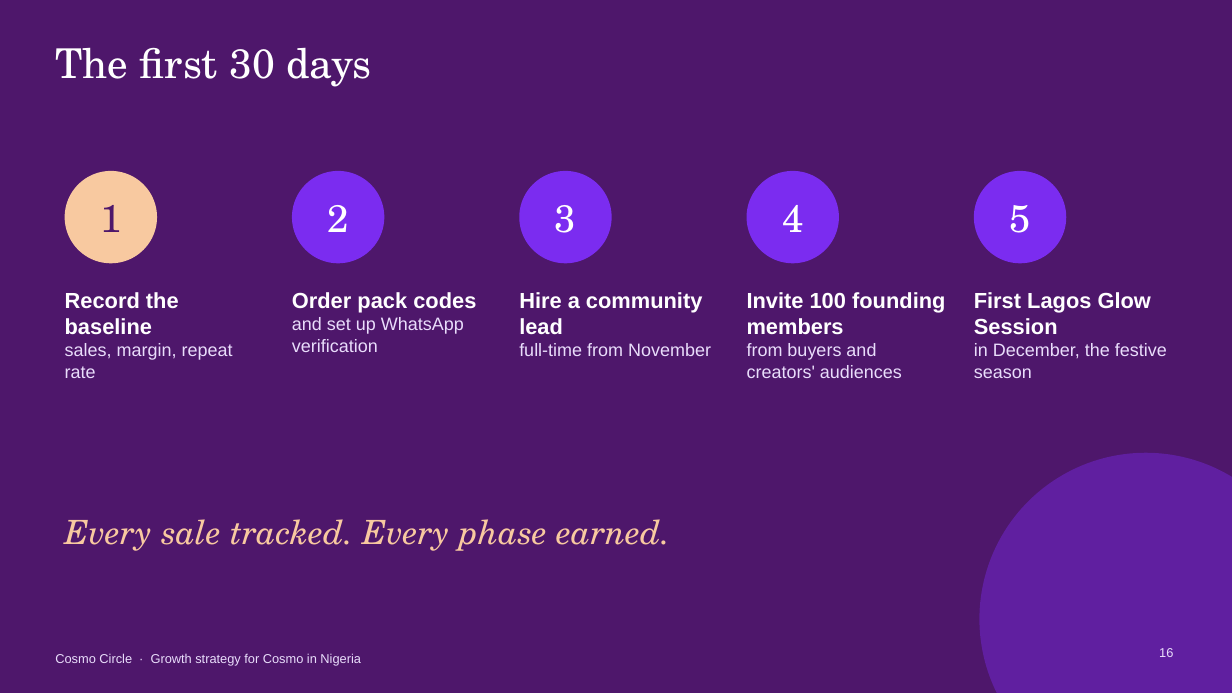
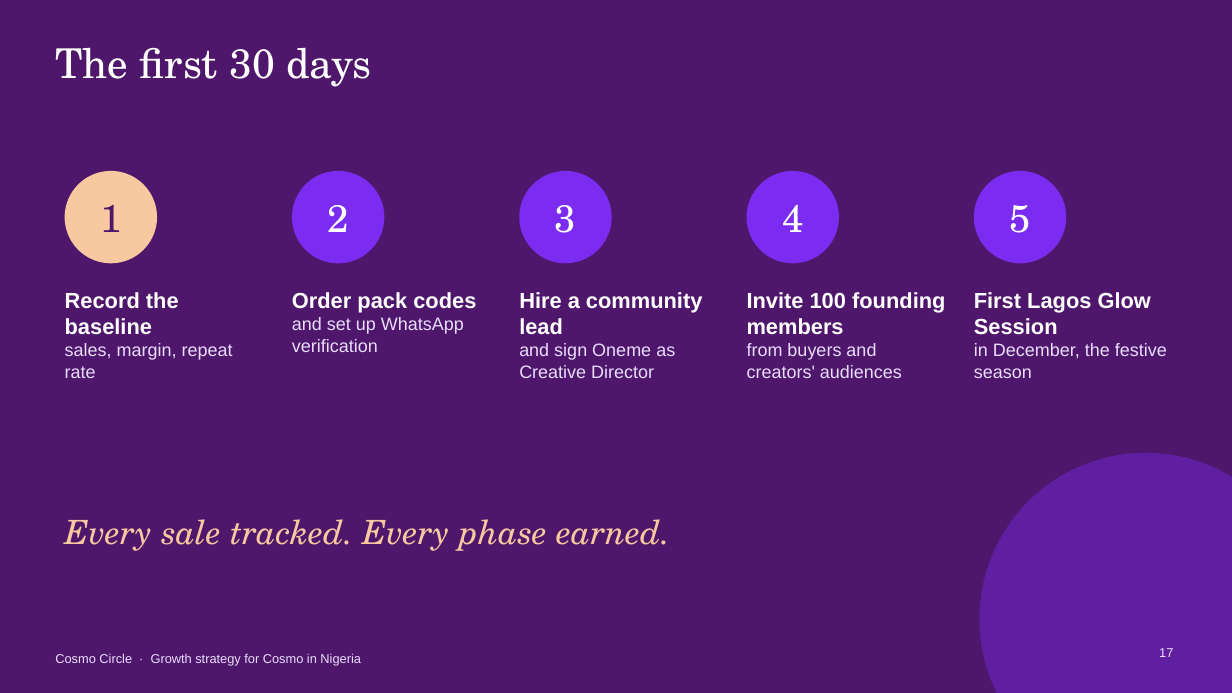
Before and after one commit to mobkilishi/mobkilishi, a slide deck: slide 17 of cosmo/Cosmo_Circle_Strategy.pptx (slide 16 before the commit). Drawn at 1232x693 pixels with LibreOffice and Linux fonts; fonts in the diff are those of the drawing. Boxes give left, top, right and bottom in pixels: in the first picture for what was removed or moved away, otherwise in the second. Text is boxed around its words. In the diff, an @@ line names an element or a change of style, - is before the commit and + after.

```diff
--- a/cosmo/Cosmo_Circle_Strategy.pptx
+++ b/cosmo/Cosmo_Circle_Strategy.pptx
@@ text at box(519, 343, 675, 378): text changed @@
-full-time from November
+and sign Oneme as Creative Director
@@ page number at box(1159, 648, 1173, 657): text changed @@
-16
+17
```
Also in this commit, not shown: 3 other slides changed, 1 slide added, 7 other files.
